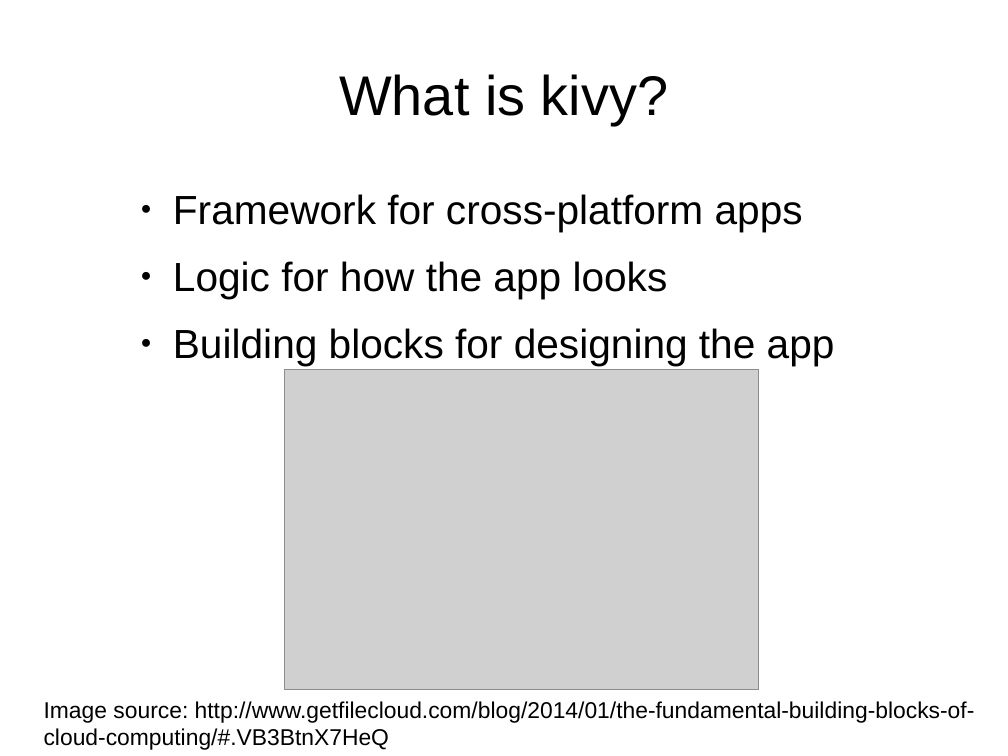
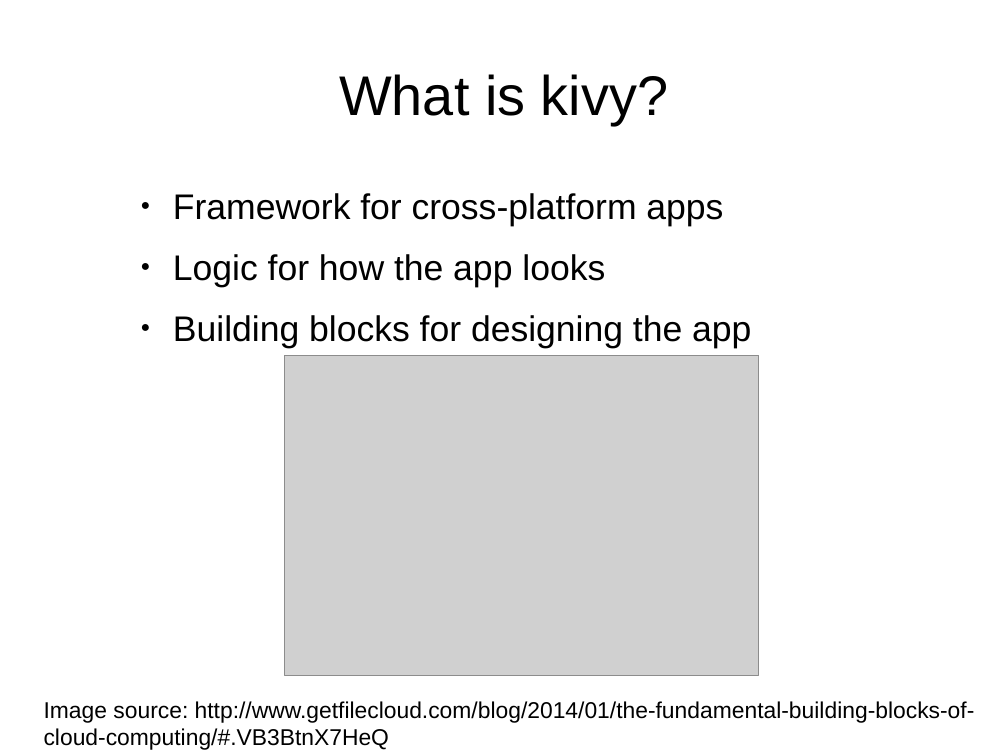
Before and after one commit to adasilva/intro_kivy, a slide deck: slide 2 of intro_kivy.odp. Drawn at 1008x756 pixels with LibreOffice and Linux fonts; fonts in the diff are those of the drawing; grey boxes stand for pictures. Boxes give left, top, right and bottom in pixels: in the first picture for what was removed or moved away, otherwise in the second. Text is boxed around its words. In the diff, an @@ line names an element or a change of style, - is before the commit and + after.

Commit message:
slide formatting, image info

```diff
--- a/intro_kivy.odp
+++ b/intro_kivy.odp
@@ text "Framework for cross-platform apps" at <box>173,193,751,348</box>: size 32 to 28 pt @@
@@ picture: place and size @@
-picture at <box>284,370,759,690</box>
+picture at <box>284,356,759,676</box>
```
Also in this commit, not shown: 22 other slides changed.
